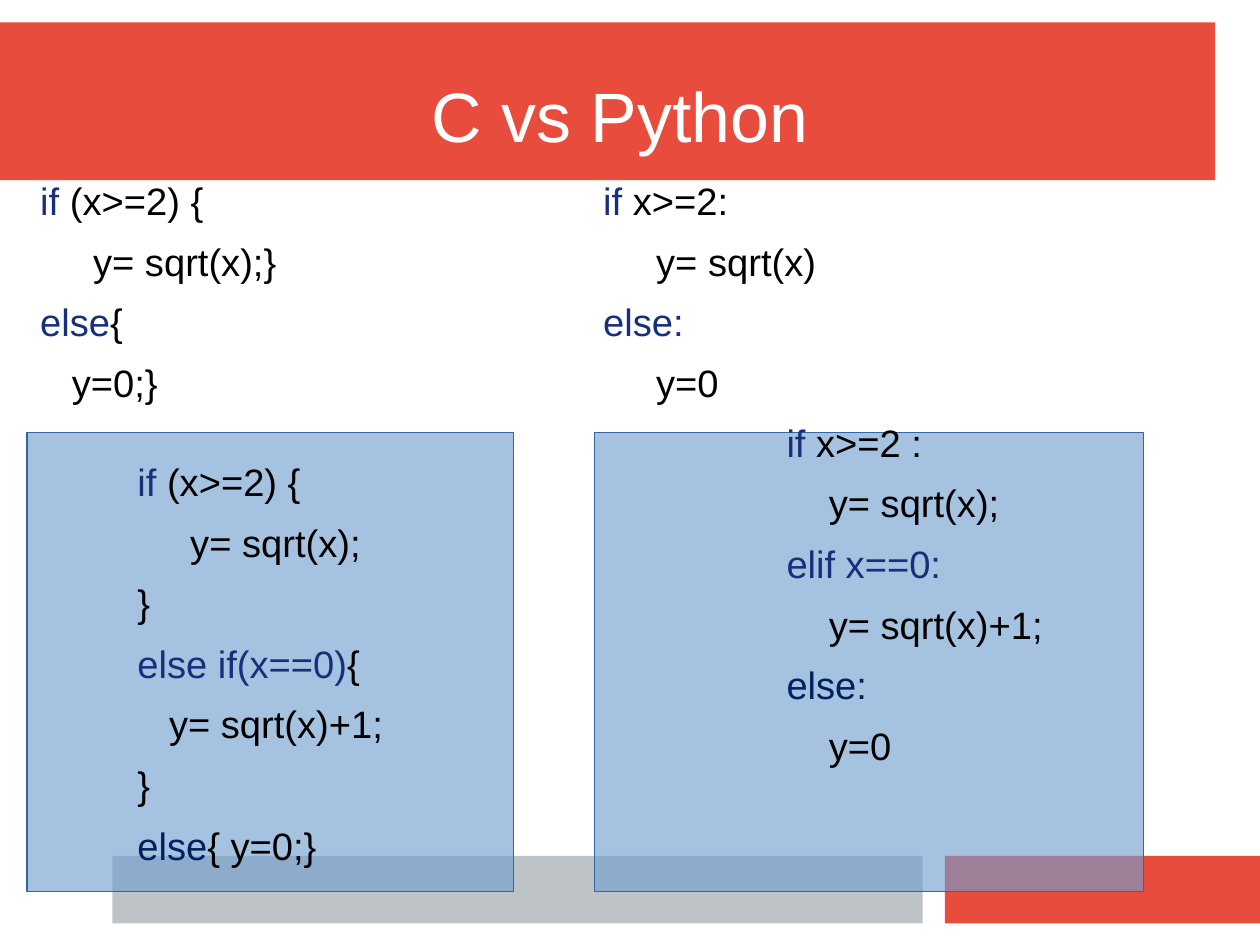
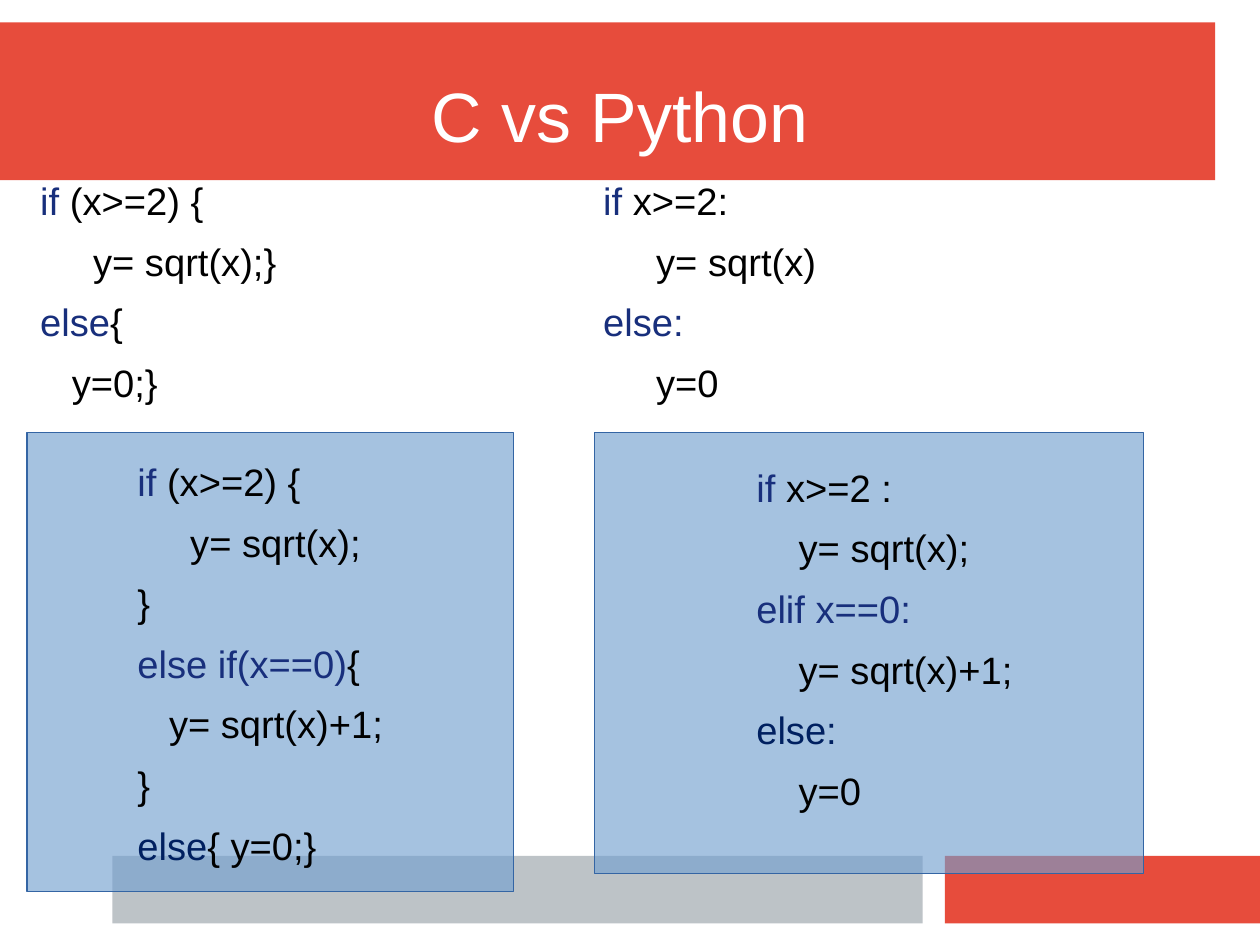
Before and after one commit to mecchmatProjects/CppCourse, a slide deck: slide 27 of Lect02/CppTutorUkr1.ppt (slide 28 before the commit). Drawn at 1260x946 pixels with LibreOffice and Linux fonts; fonts in the diff are those of the drawing. Boxes give left, top, right and bottom in pixels: in the first picture for what was removed or moved away, otherwise in the second. Text is boxed around its words. In the diff, an @@ line names an element or a change of style, - is before the commit and + after.

```diff
--- a/Lect02/CppTutorUkr1.ppt
+++ b/Lect02/CppTutorUkr1.ppt
@@ text "if x>=2 :": place and size @@
-text "if x>=2 :" at box(787, 427, 1043, 768)
+text "if x>=2 :" at box(756, 474, 1012, 813)
@@ rectangle: place and size @@
-rectangle at box(595, 432, 1143, 892)
+rectangle at box(595, 432, 1143, 874)
```
Also in this commit, not shown: 13 other slides changed, 2 slides added, 2 slides removed, 4 other files.
